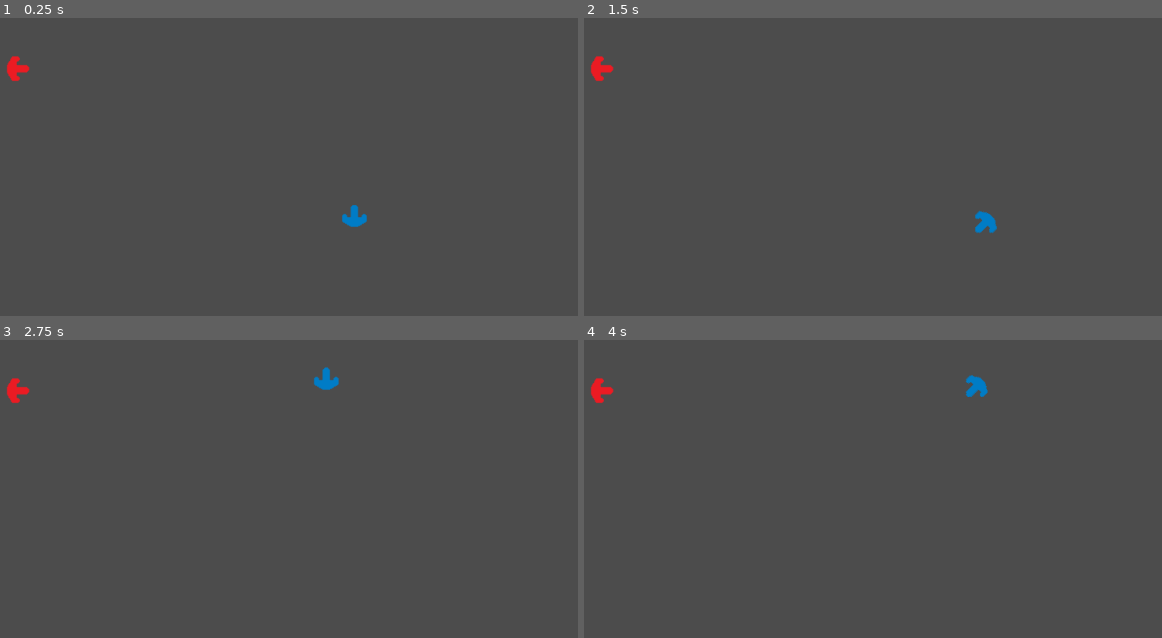
Above: before the commit, frames 1-4 (two rows, left to right).
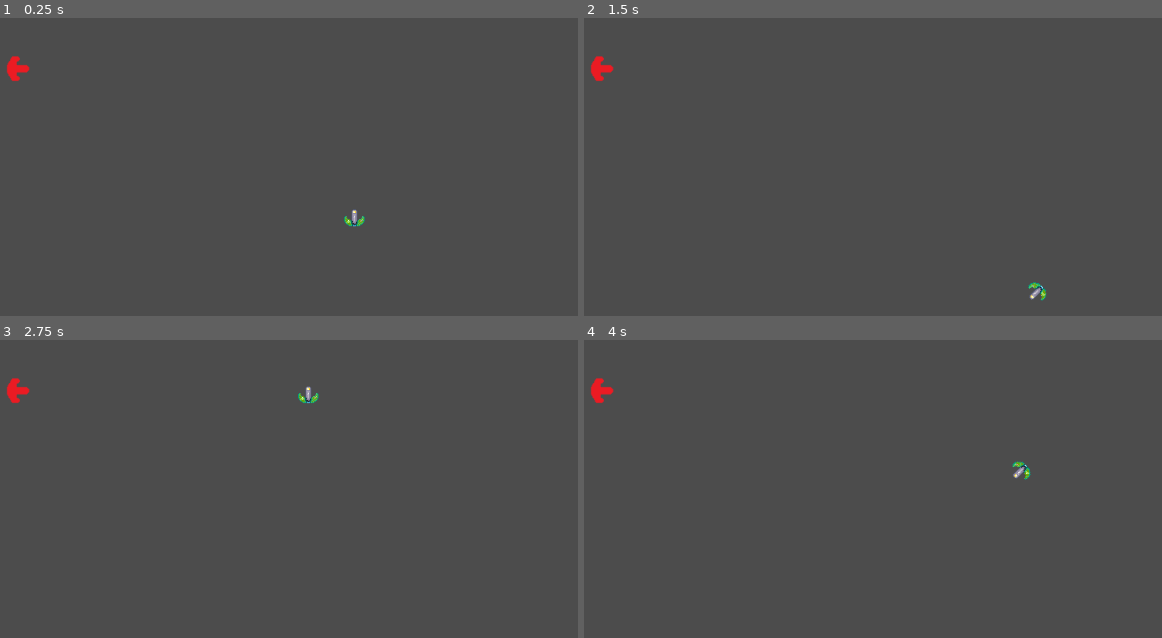
Above: after the commit, the same moments.

Repository: Nairu/GMTK-2019
Game: Godot game, scene res://Scenes/BaseLevel.tscn
Same seed, same stepped clock (60 frames per second), same inputs: the game is played once before the commit and once after it.
Inputs:
- Up to frame 1 (0.25 s): no input
- Up to frame 2 (1.5 s): tap Enter (ui_accept) at 0.5, 0.6, 0.77, 1.07, 1.35 s
- Up to frame 3 (2.75 s): tap Enter (ui_accept) at 1.52, 1.82, 2.1 s
- Up to frame 4 (4 s): tap Enter (ui_accept) at 2.85, 3.02, 3.32, 3.6, 3.77 s

The runs differ from the first frame. In frame 1, 0.2% of the frame differs, in the area x 59-64%, y 62-71%; in frame 2, 0.3%, in the area x 67-80%, y 64-95%; in frame 3, 0.3%; in frame 4, 0.3%.

Commit message:
Added updated sprite, also weapons.

Diff:
--- a/Scripts/ShipNode.gd
+++ b/Scripts/ShipNode.gd
@@ -2,7 +2,7 @@
 
 export (float) var acceleration_straight = 10
 export (float) var acceleration_angle = 7.77
-export (float) var top_speed = 500
+export (float) var top_speed = 350
 
 var motion = Vector2()
 var currentDirection = 0
@@ -12,7 +12,7 @@
 	if Input.is_action_just_pressed("ui_accept"):
 		currentDirection = (currentDirection + 45) % 360
 		$Sprite.rotation_degrees = currentDirection
-		current_speed = 100
+		# current_speed = 100
 
 	if currentDirection == 0:
 			motion = Vector2(0,-current_speed)
Binary file changed: Sprites/player-ship.png
Binary file added: Sprites/weapon-1.png
Not shown, added: Sprites/weapon-1.png.import
Binary file added: Sprites/weapon-2.png
Not shown, added: Sprites/weapon-2.png.import
Binary file added: Sprites/weapon-3.png
Not shown, added: Sprites/weapon-3.png.import
